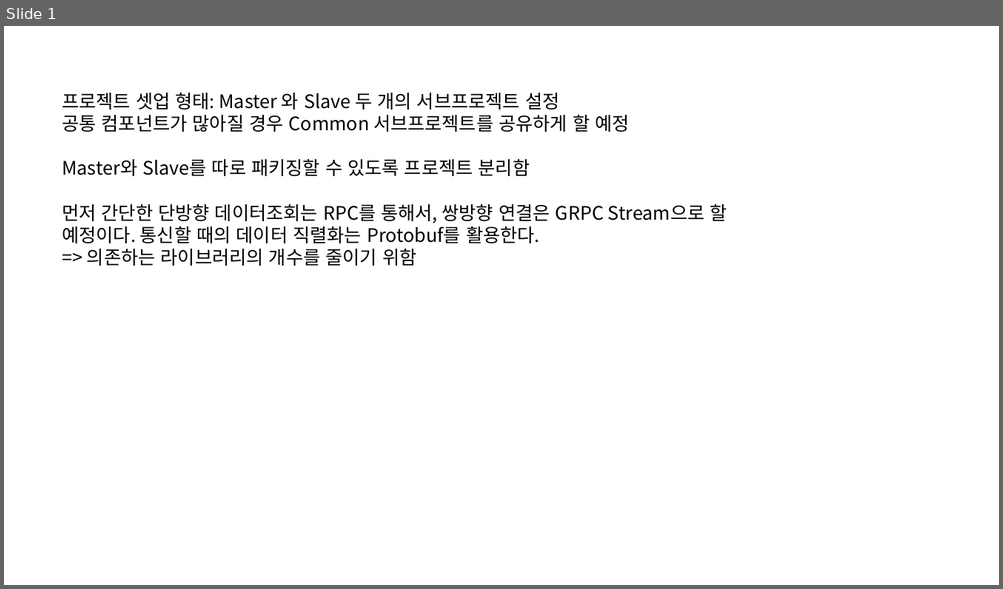
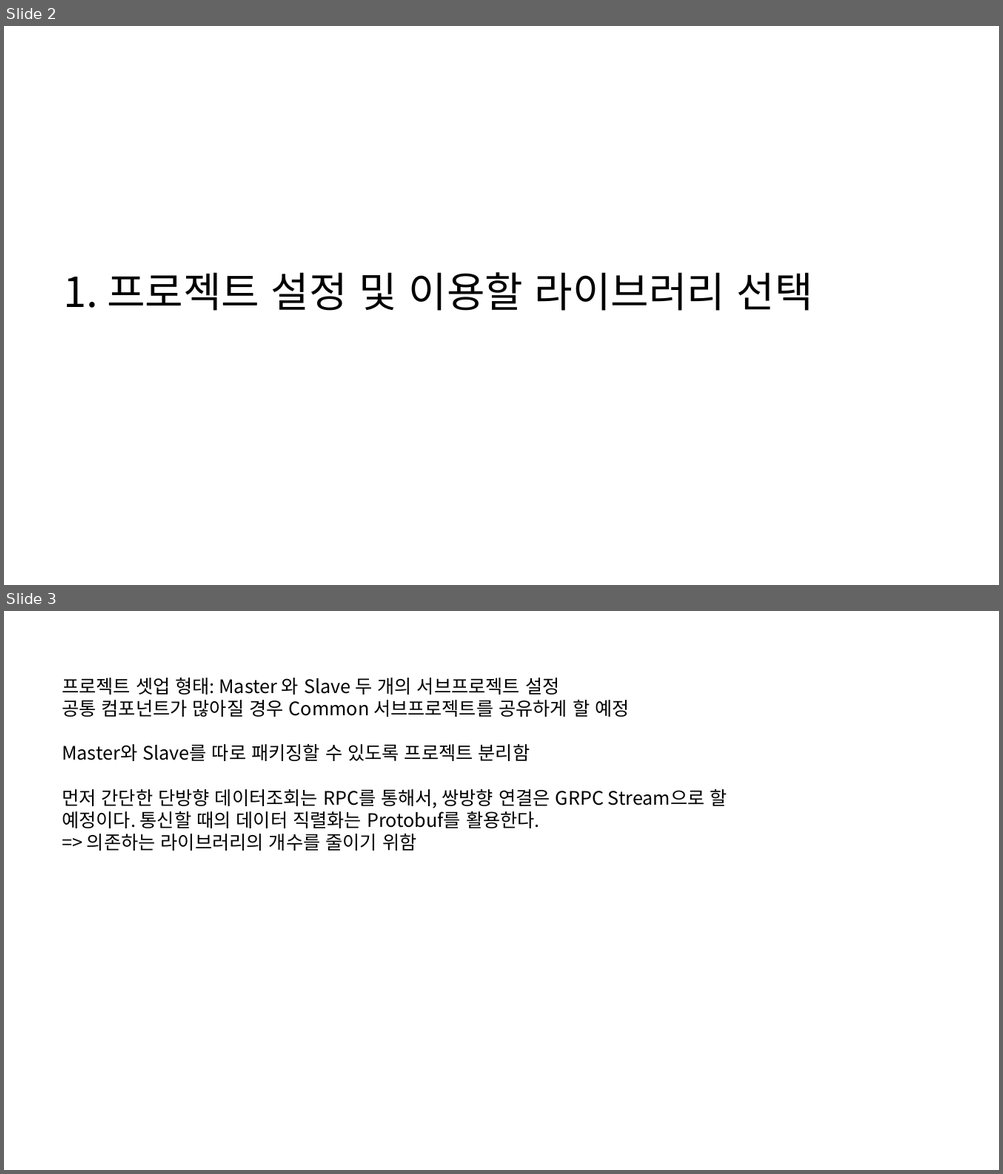
Before and after one commit to HoOngEe/cs434-doc, a slide deck: Design.pptx. Shown one above the other, each under a label of ours: slide 1 before the commit, slides 2 and 3 after it. The pictures are 1003x589 and 1003x1174 pixels, drawn with LibreOffice and Linux fonts; fonts in the diff are those of the drawing. Boxes give left, top, right and bottom in pixels: in the first picture for what was removed or moved away, otherwise in the second. Text is boxed around its words. In the diff, an @@ line names an element or a change of style, - is before the commit and + after.

```diff
--- a/Design.pptx
+++ b/Design.pptx
@@ slide 2 added at <box>4,26,999,585</box>, background #FFFFFF @@
@@ text added at <box>63,272,813,311</box>, 40 pt, text #000000 @@
+1. 프로젝트 설정 및 이용할 라이브러리 선택
@@ what was slide 1 is now slide 3 @@
```
Also in this commit, not shown: 5 other slides added.
